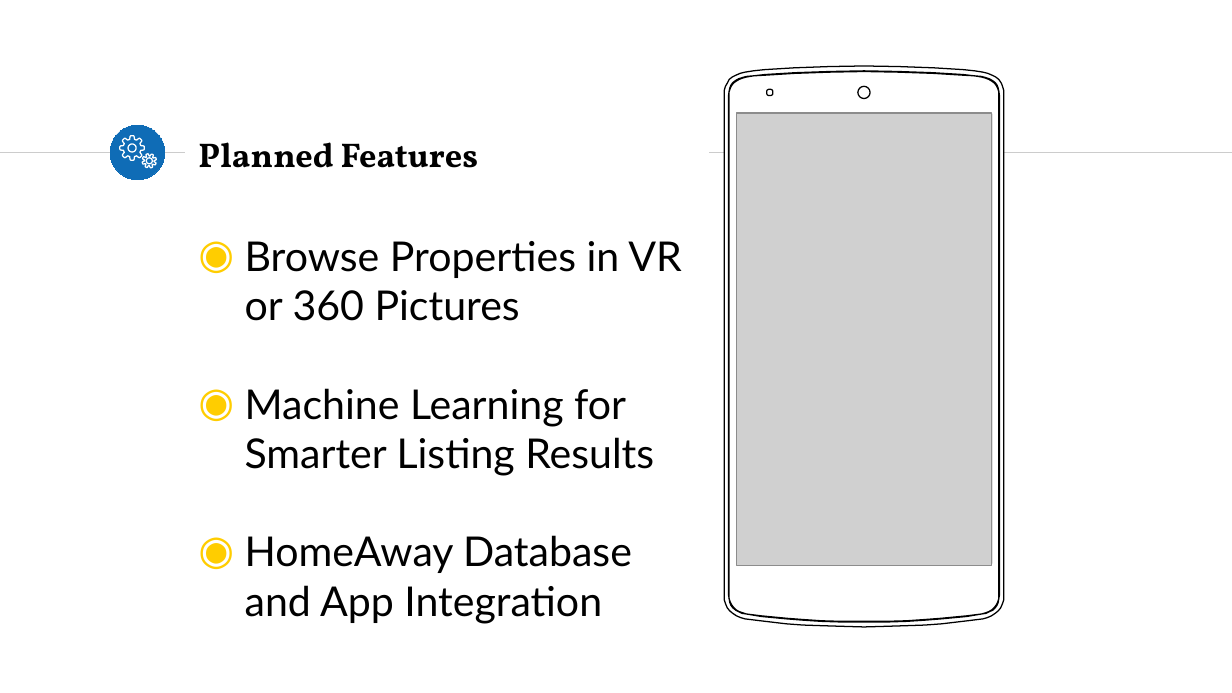
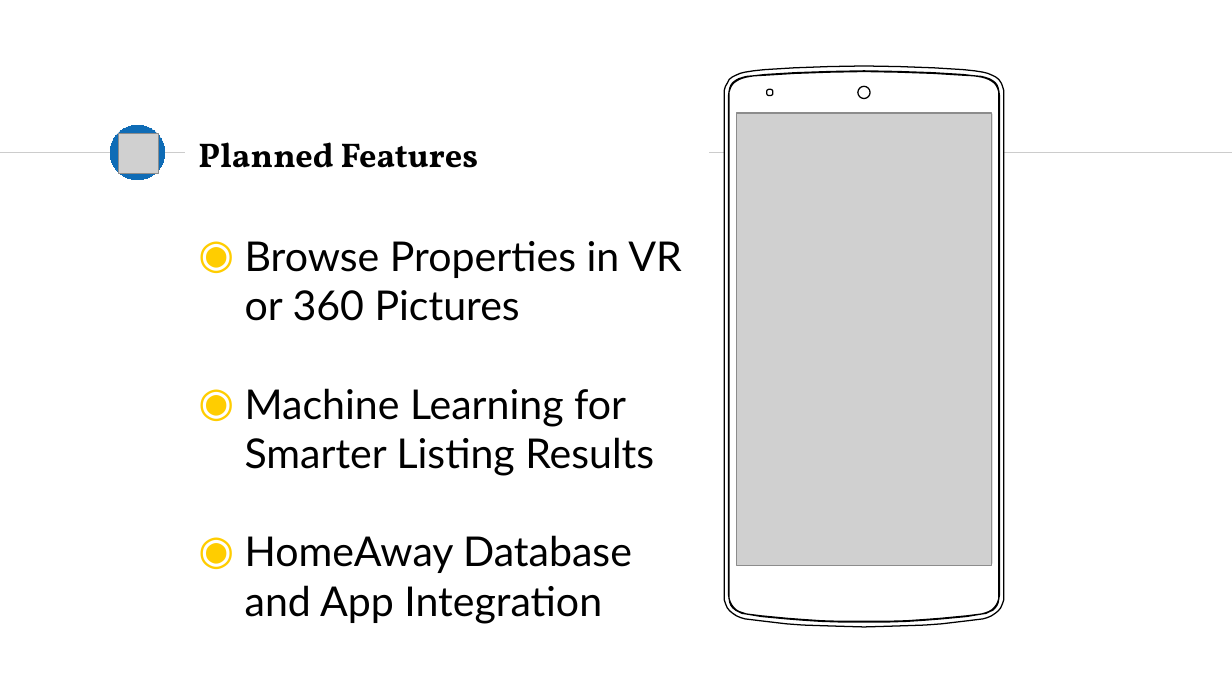
Before and after one commit to kiankris/HomeAwayHackathon, a slide deck: slide 6 of HomeAway Hackathon Final.pptx. Drawn at 1232x693 pixels with LibreOffice and Linux fonts; fonts in the diff are those of the drawing; grey boxes stand for pictures; background and template pictures are left out. Boxes give left, top, right and bottom in pixels: in the first picture for what was removed or moved away, otherwise in the second. Text is boxed around its words. In the diff, an @@ line names an element or a change of style, - is before the commit and + after.

```diff
--- a/HomeAway Hackathon Final.pptx
+++ b/HomeAway Hackathon Final.pptx
@@ picture added at [118, 134, 158, 174] @@
@@ freeform shape removed at [120, 136, 144, 160] @@
@@ freeform shape removed at [143, 154, 156, 168] @@
```
Also in this commit, not shown: 2 other slides changed.
